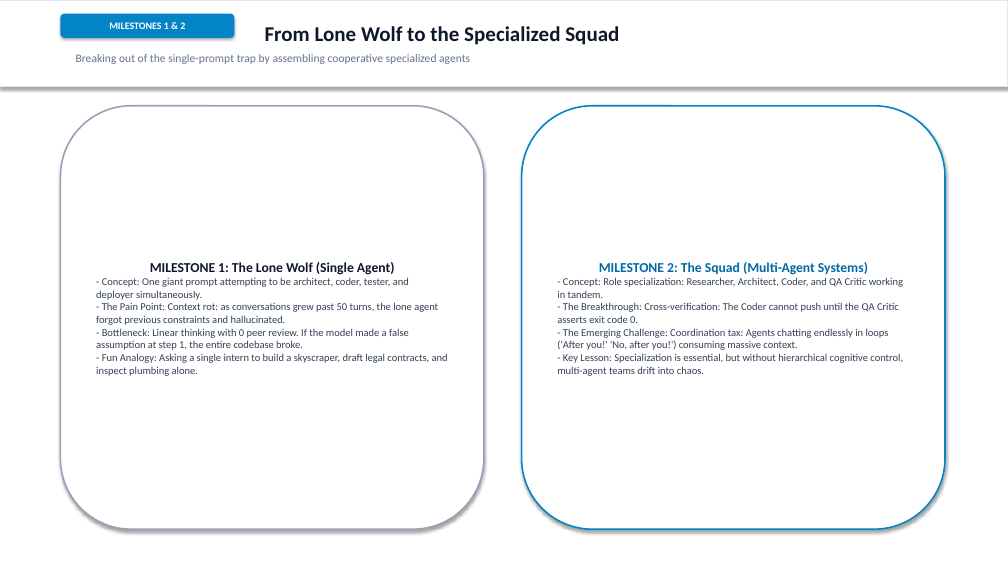
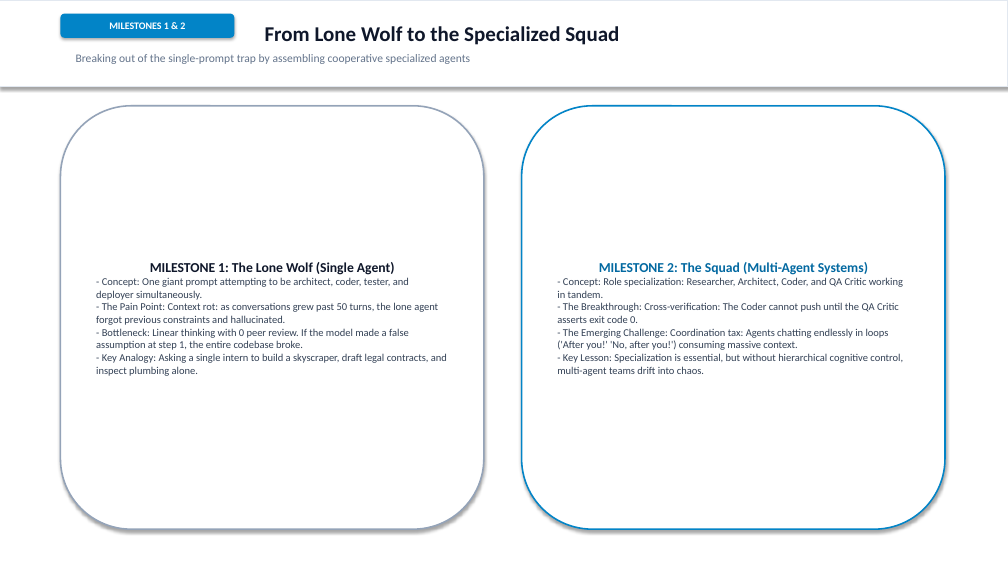
Before and after one commit to cosmosanalytics/uat-copilot-local, a slide deck: slide 3 of AI_Journey_Single_Agent_to_Ambient_Enterprise.pptx. Drawn at 1008x567 pixels with LibreOffice and Linux fonts; fonts in the diff are those of the drawing. Boxes give left, top, right and bottom in pixels: in the first picture for what was removed or moved away, otherwise in the second. Text is boxed around its words. In the diff, an @@ line names an element or a change of style, - is before the commit and + after.

```diff
--- a/AI_Journey_Single_Agent_to_Ambient_Enterprise.pptx
+++ b/AI_Journey_Single_Agent_to_Ambient_Enterprise.pptx
@@ text in rounded rectangle at [96,353,447,376]: text changed @@
-- Fun Analogy: Asking a single intern to build a skyscraper, draft legal contracts, and inspect plumbing alone.
+- Key Analogy: Asking a single intern to build a skyscraper, draft legal contracts, and inspect plumbing alone.
```
Also in this commit, not shown: 4 other slides changed, 1 other file.
